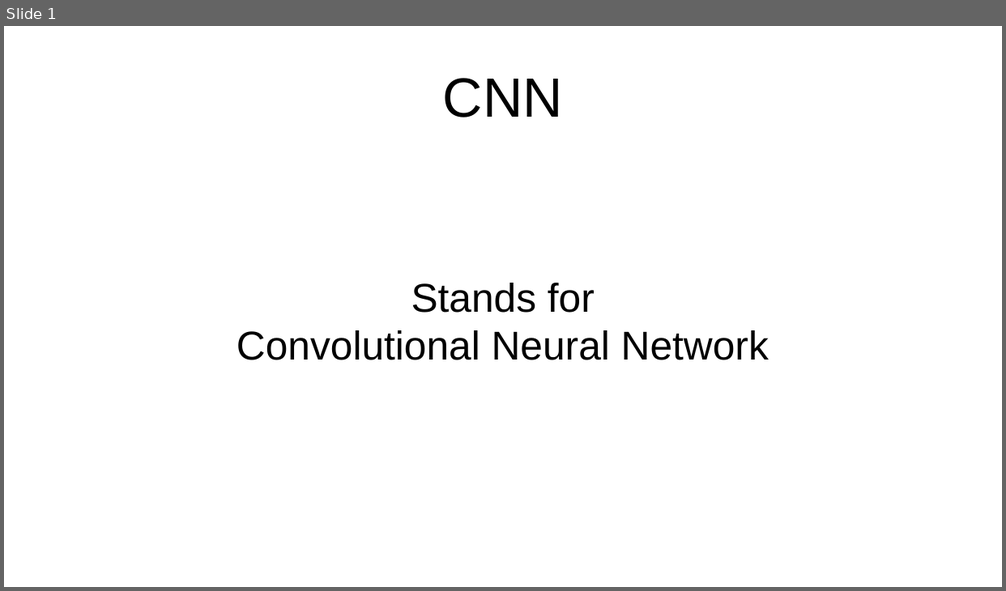
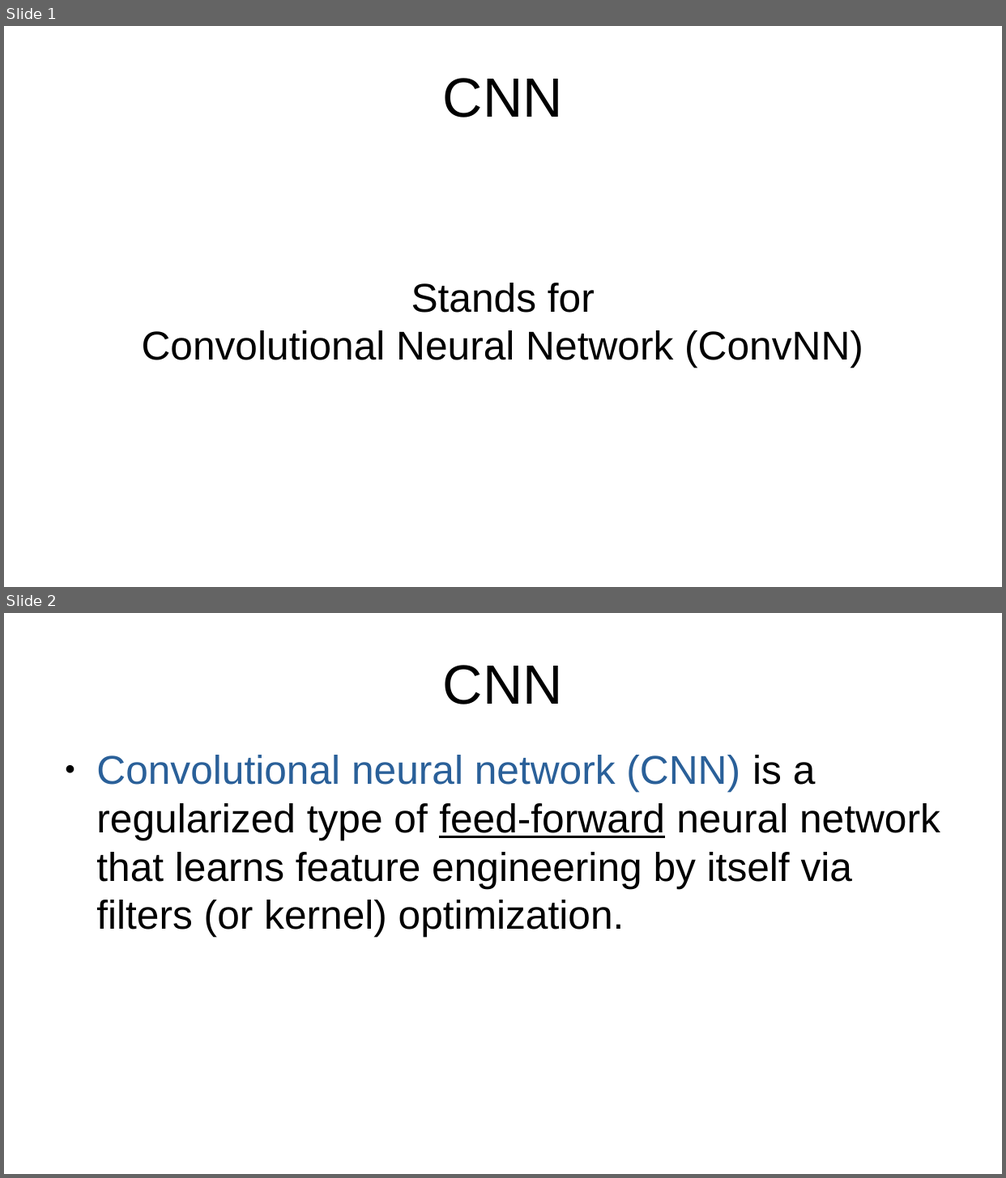
Before and after one commit to MoatasemGamal/ConvNN, a slide deck: CNN.odp. Shown one above the other, each under a label of ours: slide 1 before the commit, slides 1 and 2 after it. The pictures are 1006x591 and 1006x1178 pixels, drawn with LibreOffice and Linux fonts; fonts in the diff are those of the drawing. Boxes give left, top, right and bottom in pixels: in the first picture for what was removed or moved away, otherwise in the second. Text is boxed around its words. In the diff, an @@ line names an element or a change of style, - is before the commit and + after.

```diff
--- a/CNN.odp
+++ b/CNN.odp
@@ slide 2 added at (x1=4, y1=613, x2=1002, y2=1174), background #FFFFFF @@
@@ title added at (x1=443, y1=665, x2=563, y2=705), 44 pt, text #000000 @@
+CNN
@@ text added at (x1=96, y1=755, x2=940, y2=937), 32 pt, text #000000 @@
+● Convolutional neural network (CNN) is a regularized type of feed-forward neural network that learns feature engineering by itself via filters (or kernel) optimization.
@@ slide 1 changed as well @@
@@ subtitle at (x1=142, y1=283, x2=863, y2=368): text changed @@
-Stands for
-Convolutional Neural Network
+Stands for
+Convolutional Neural Network (ConvNN)
```
Also in this commit, not shown: 2 other slides added.
